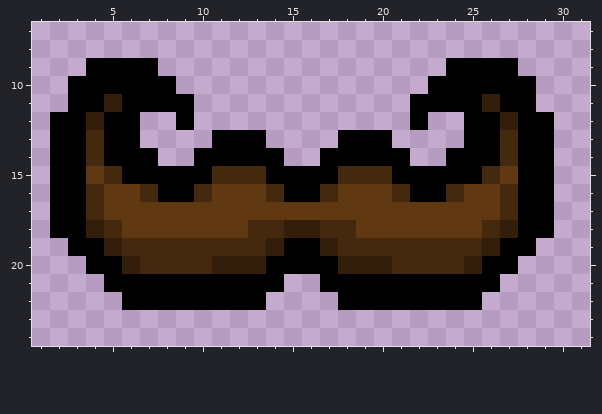
Pixel-art sprite -- resources/gfx/items/collectibles/Mysterious Mustache.png. The picture above is the old version.
The file is 32x32 pixels. Shown: x 1..31, y 7..24.
New version:
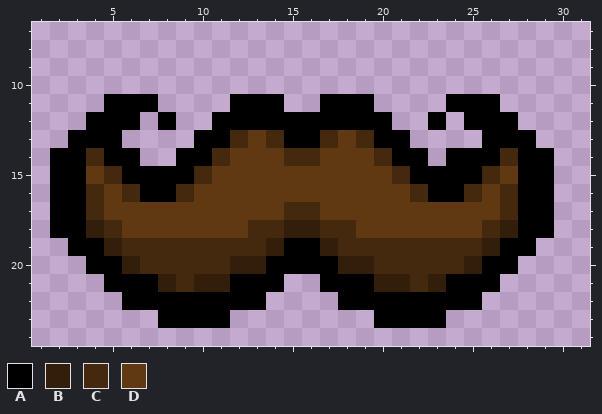
Palette (. is transparent): A #000000  B #321e0a  C #45290e  D #603913
Difference:
{"y":9,"x":4,"old":"AAAA","new":"...."}
{"y":9,"x":24,"old":"AAAA","new":"...."}
{"y":10,"x":3,"old":"AAAAAA","new":"......"}
{"y":10,"x":23,"old":"AAAAAA","new":"......"}
{"y":11,"x":3,"old":"AAB","new":"..A"}
{"y":11,"x":8,"old":"AA","new":".."}
{"y":11,"x":12,"old":"...","new":"AAA"}
{"y":11,"x":17,"old":"...","new":"AAA"}
{"y":11,"x":22,"old":"AA","new":".."}
{"y":11,"x":26,"old":"BAA","new":"A.."}
{"y":12,"x":2,"old":"AAB","new":"..A"}
{"y":12,"x":8,"old":".A","new":"A."}
{"y":12,"x":11,"old":"..........","new":"AAAAAAAAAA"}
{"y":12,"x":22,"old":"A.","new":".A"}
{"y":12,"x":27,"old":"BAA","new":"A.."}
{"y":13,"x":2,"old":"A","new":"."}
{"y":13,"x":4,"old":"C","new":"A"}
{"y":13,"x":6,"old":"A","new":"."}
{"y":13,"x":10,"old":".","new":"A"}
{"y":13,"x":12,"old":"AA....AA","new":"CDCAACDC"}
{"y":13,"x":21,"old":".","new":"A"}
{"y":13,"x":25,"old":"A","new":"."}
{"y":13,"x":27,"old":"C","new":"A"}
{"y":13,"x":29,"old":"A","new":"."}
{"y":14,"x":7,"old":"A","new":"."}
{"y":14,"x":9,"old":".","new":"A"}
{"y":14,"x":11,"old":"AAAA..AAAA","new":"CDDDCCDDDC"}
{"y":14,"x":22,"old":".","new":"A"}
{"y":15,"x":10,"old":"ACCCAAAACCCA","new":"CDDDDDDDDDDC"}
{"y":16,"x":6,"old":"DC","new":"CA"}
{"y":16,"x":9,"old":"AC","new":"CD"}
{"y":16,"x":14,"old":"CAAC","new":"DDDD"}
{"y":16,"x":21,"old":"CA","new":"DC"}
{"y":16,"x":24,"old":"CD","new":"AC"}
{"y":17,"x":15,"old":"DD","new":"CC"}
{"y":20,"x":11,"old":"B","new":"C"}
{"y":20,"x":20,"old":"B","new":"C"}
{"y":21,"x":8,"old":"AAAA","new":"BCBB"}
{"y":21,"x":20,"old":"AAAA","new":"BBCB"}
{"y":23,"x":8,"old":"....","new":"AAAA"}
{"y":23,"x":20,"old":"....","new":"AAAA"}
